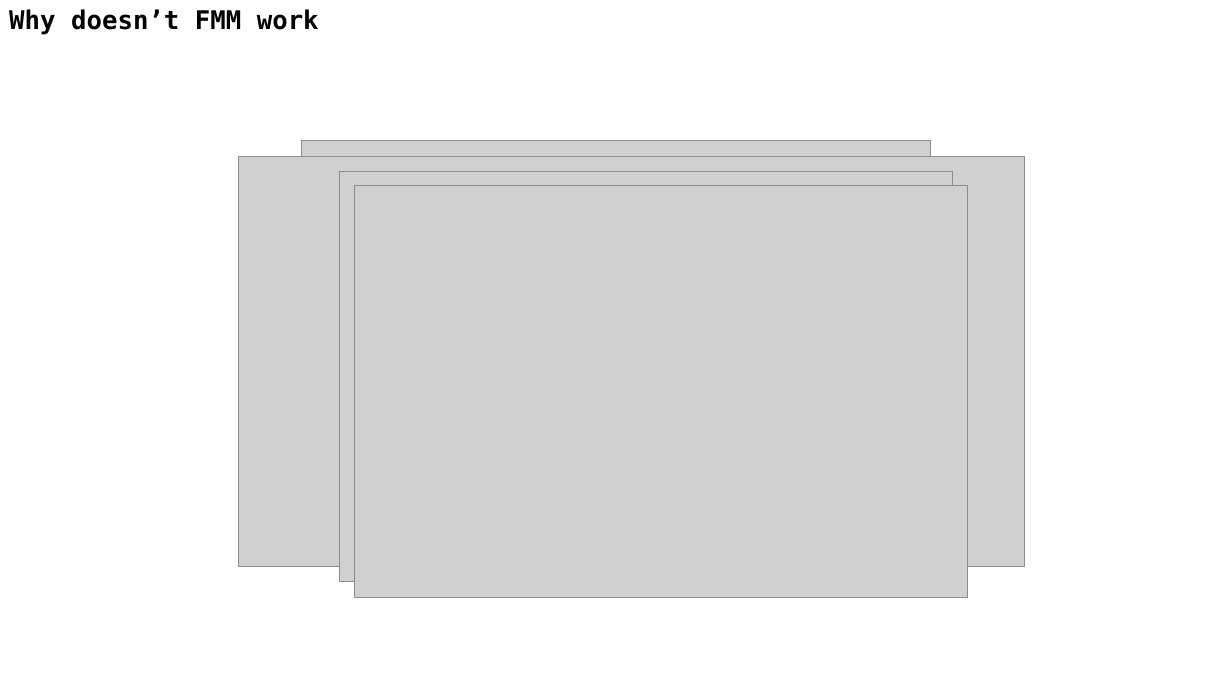
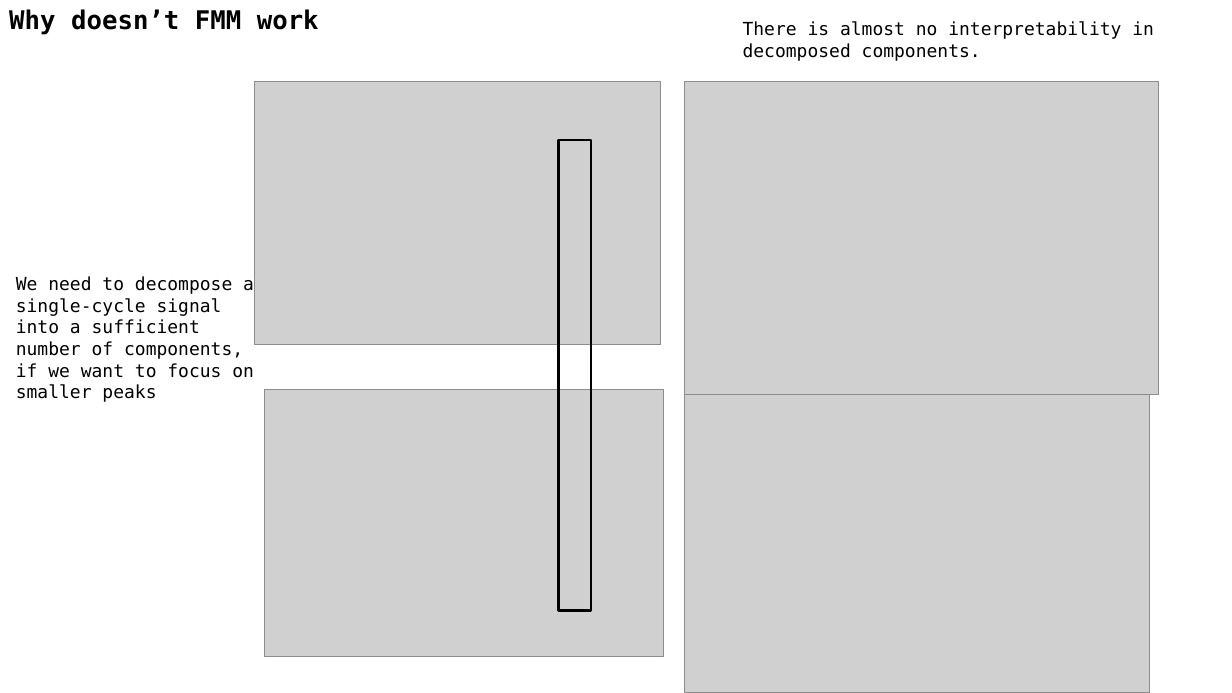
Before and after one commit to A-Big-Tortoise/Presentation, a slide deck: slide 6 of Presentation_1212_JiayuChen.pptx. Drawn at 1232x693 pixels with LibreOffice and Linux fonts; fonts in the diff are those of the drawing; grey boxes stand for pictures. Boxes give left, top, right and bottom in pixels: in the first picture for what was removed or moved away, otherwise in the second. Text is boxed around its words. In the diff, an @@ line names an element or a change of style, - is before the commit and + after.

```diff
--- a/Presentation_1212_JiayuChen.pptx
+++ b/Presentation_1212_JiayuChen.pptx
@@ text added at [743, 21, 1154, 61], 14 pt, text #000000 @@
+There is almost no interpretability in decomposed components.
@@ picture: place and size @@
-picture at [301, 141, 932, 553]
+picture at [254, 82, 661, 345]
@@ picture: place and size @@
-picture at [238, 157, 1025, 567]
+picture at [685, 82, 1158, 395]
@@ rectangle added at [559, 140, 592, 612], outline #000000 2 pt @@
@@ text added at [16, 276, 254, 399], 14 pt, text #000000 @@
+We need to decompose a single-cycle signal into a sufficient number of components, if we want to focus on smaller peaks
@@ picture: place and size @@
-picture at [340, 172, 954, 582]
+picture at [264, 390, 664, 657]
@@ picture: place and size @@
-picture at [355, 186, 969, 598]
+picture at [685, 395, 1150, 693]
```
Also in this commit, not shown: 2 other slides changed, 2 slides added, 2 slides removed.
